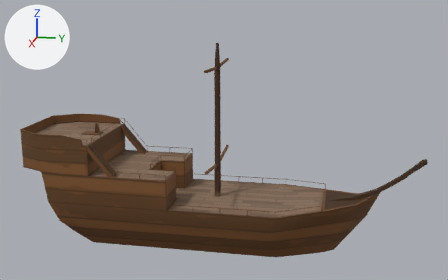
The FBX model Unity Project/Assets/Meshes/Boat_newRotated.FBX as it was, and as the next commit left it.
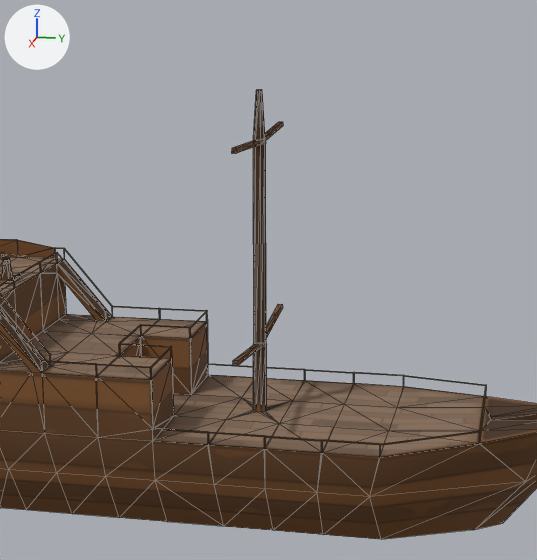
There are two pictures of each version: one whole from a camera (50 mm lens) standing at (5.75, 1.54, 2.69) and looking at (-0.13, 0.36, 1.22), one close up on the part from 21% to 78% of the width and 0% to 95% of the height. Arrows for +X, +Y and +Z are at upper left; the lights stay in place. The close-ups show mesh edges as thin lines. Where no turn or scale is listed for an object, it has been applied to the vertices.
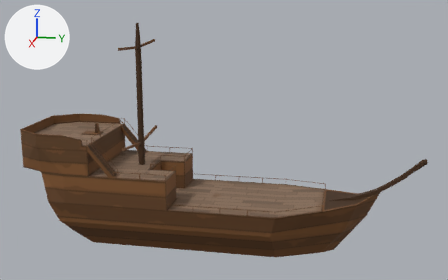
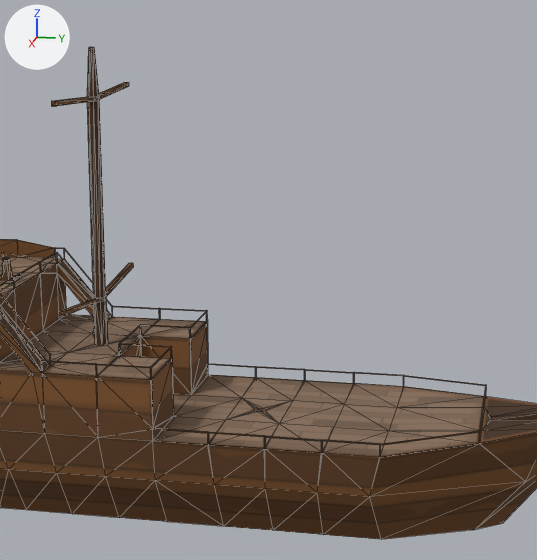
The newer file is also turned or shifted as a whole; pictures and numbers use the older file's frame.

The change in detail:
me_mesh is used by ob_object001; location (-0.128, 0.336, 1.158).
me_mesh had 962 vertices, 2044 faces and spanned x -0.52..0.52, y -1.97..1.97, z -1.01..1.01.
me_mesh now has 803 vertices, 1726 faces and spans x -0.52..0.52, y -1.97..1.97, z -1.01..1.2.
me_mesh part 1: 65 vertices added at x -0.52..0.52, y -0.87..-0.8, z -0.24..1.2.
me_mesh part 2: 57 vertices removed from x -0.52..0.52, y -0.07..-0.01, z -0.2..1.01.

Boxes [x1, y1, x2, y2] around the edits, measured in the close-ups (537 x 560 px):
'Object001', reshaped
    before: [0, 90, 537, 539]
    after: [0, 47, 537, 539]
part 1 of me_mesh, added
    after: [51, 47, 140, 355]
part 2 of me_mesh, deleted
    before: [231, 90, 283, 412]
